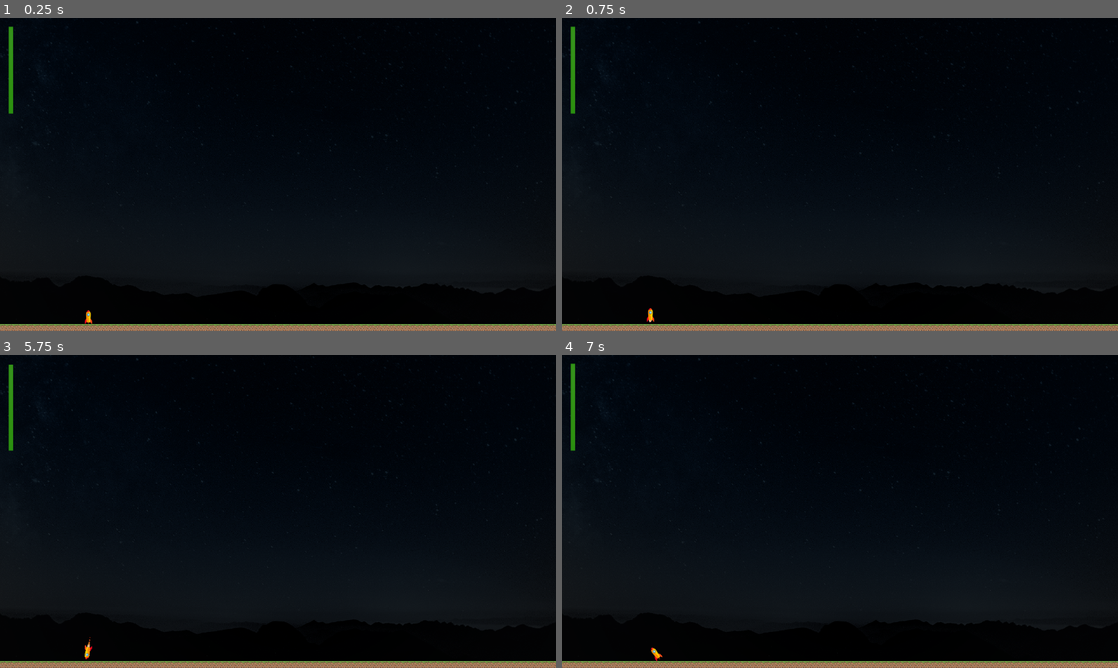
Above: before the commit, frames 1-4 (two rows, left to right).
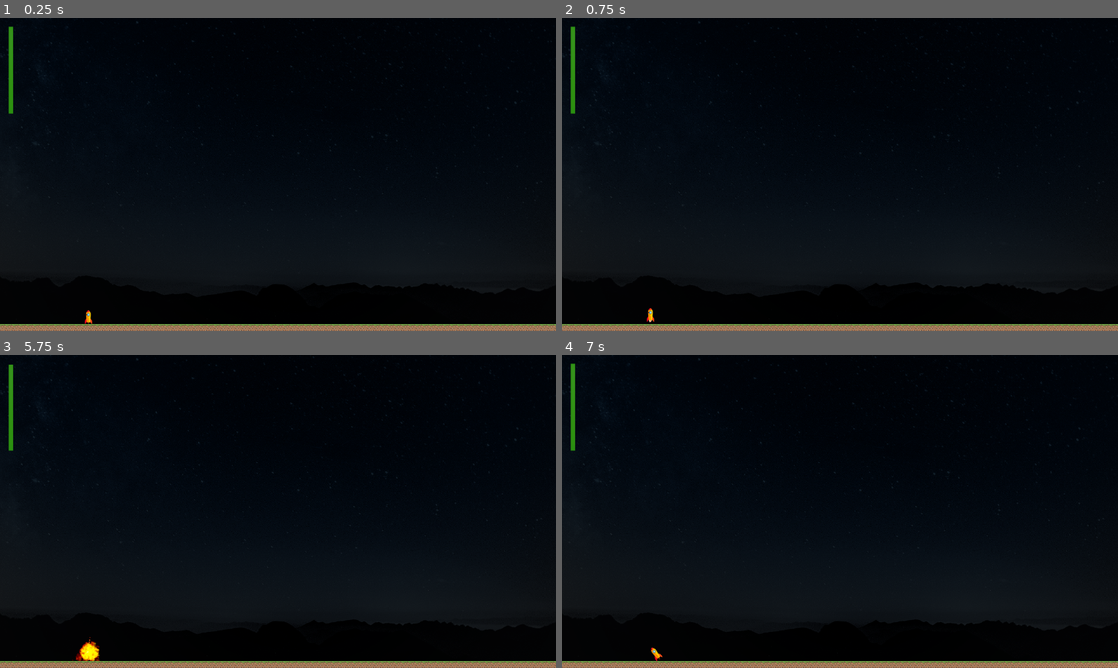
Above: after the commit, the same moments.

Repository: fatnic/shipshoot
Game: Godot game, scene res://scenes/Main.tscn
The game is run twice, just before and just after one commit, with the same random seed, the same clock (stepped at 60 frames per second) and the same inputs.
Inputs:
- Up to frame 1 (0.25 s): no input
- Up to frame 2 (0.75 s): tap Enter at 0.5 s; hold Up (ui_up) from 0.53 s (still down); hold Space (fire) from 0.53 s (still down)
- Up to frame 3 (5.75 s): release Space (fire) at 1.28 s; tap F at 1.35, 2.85, 4.35 s; release Up (ui_up) at 2.03 s; hold Space (fire) 2.03-2.78 s; hold Left (ui_left) 2.03-4.28 s; hold Space (fire) 3.53-4.28 s; hold Right (ui_right) 4.28-5.03 s; tap Space (fire) at 5 s; hold Up (ui_up) from 5.03 s (still down); hold Space (fire) from 5.03 s (still down)
- Up to frame 4 (7 s): release Up (ui_up) at 5.78 s; release Space (fire) at 5.78 s; hold Right (ui_right) from 5.78 s (still down); tap F at 5.85 s; tap Enter at 6.5 s; hold Space (fire) from 6.53 s (still down)

The runs differ from the first frame. In frame 1, less than 0.1% of the frame differs, in the area x 15-16%, y 94-96%; in frame 2, less than 0.1%; in frame 3, 0.2%, in the area x 13-18%, y 91-98%; in frame 4, nothing differs.

Commit message:
sound works

Diff:
--- a/scenes/Main.tscn
+++ b/scenes/Main.tscn
@@ -11,7 +11,7 @@
 custom_solver_bias = 0.0
 extents = Vector2( 680.263, 8 )
 
-[node name="Main" type="Node2D" index="0"]
+[node name="Main" type="Node2D"]
 
 script = ExtResource( 1 )
 
--- a/scenes/entities/Ship.gd
+++ b/scenes/entities/Ship.gd
@@ -88,7 +88,10 @@
 func land():
 
 	if abs(linear_velocity.y) > ground_hit_velocity:
-		pass
+		$Sprite.visible = false
+		$Explosion.visible = true
+		$FartSound.play()
+		$Explosion/AnimationPlayer.play('explode')
 
 func _integrate_forces(state): #Screen Wrap
 
@@ -113,3 +116,8 @@
 
 func _on_GunTimer_timeout():
 	canshoot = true
+
+
+func _on_AnimationPlayer_animation_finished(anim_name):
+	$Explosion.visible = false
+	$Sprite.visible = true
--- a/scenes/entities/Ship.tscn
+++ b/scenes/entities/Ship.tscn
@@ -1,9 +1,11 @@
-[gd_scene load_steps=10 format=2]
+[gd_scene load_steps=13 format=2]
 
 [ext_resource path="res://scenes/entities/Ship.gd" type="Script" id=1]
 [ext_resource path="res://scenes/entities/Bullet.tscn" type="PackedScene" id=2]
 [ext_resource path="res://assets/images/ship-32.png" type="Texture" id=3]
-[ext_resource path="res://assets/sounds/rocket.wav" type="AudioStream" id=4]
+[ext_resource path="res://assets/sounds/rocket.ogg" type="AudioStream" id=4]
+[ext_resource path="res://assets/images/explosion.png" type="Texture" id=5]
+[ext_resource path="res://assets/sounds/fart.ogg" type="AudioStream" id=6]
 
 [sub_resource type="Gradient" id=1]
 
@@ -68,7 +70,26 @@
 anim_offset_random = 0.0
 anim_loop = false
 
-[node name="Ship" type="RigidBody2D"]
+[sub_resource type="Animation" id=8]
+
+resource_name = "explode"
+length = 1.0
+loop = false
+step = 0.1
+tracks/0/type = "value"
+tracks/0/path = NodePath(".:frame")
+tracks/0/interp = 1
+tracks/0/loop_wrap = true
+tracks/0/imported = false
+tracks/0/enabled = true
+tracks/0/keys = {
+"times": PoolRealArray( 0, 1 ),
+"transitions": PoolRealArray( 1, 1 ),
+"update": 0,
+"values": [ 0, 15 ]
+}
+
+[node name="Ship" type="RigidBody2D" index="0"]
 
 input_pickable = false
 collision_layer = 1
@@ -157,6 +178,38 @@
 mix_target = 0
 bus = "Master"
 
+[node name="Explosion" type="Sprite" parent="." index="6"]
+
+editor/display_folded = true
+texture = ExtResource( 5 )
+vframes = 4
+hframes = 4
+frame = 15
+region_rect = Rect2( 0, 0, 64, 64 )
+_sections_unfolded = [ "Animation", "Region", "Visibility" ]
+
+[node name="AnimationPlayer" type="AnimationPlayer" parent="Explosion" index="0"]
+
+root_node = NodePath("..")
+autoplay = ""
+playback_process_mode = 1
+playback_default_blend_time = 0.0
+playback_speed = 2.0
+anims/explode = SubResource( 8 )
+blend_times = [  ]
+_sections_unfolded = [ "Playback Options" ]
+
+[node name="FartSound" type="AudioStreamPlayer" parent="." index="7"]
+
+stream = ExtResource( 6 )
+volume_db = 0.0
+pitch_scale = 1.0
+autoplay = false
+mix_target = 0
+bus = "Master"
+
 [connection signal="body_entered" from="." to="." method="_on_Ship_body_entered"]
 
 [connection signal="timeout" from="GunTimer" to="." method="_on_GunTimer_timeout"]
+
+[connection signal="animation_finished" from="Explosion/AnimationPlayer" to="." method="_on_AnimationPlayer_animation_finished"]
Binary file added: assets/images/explosion.png
Not shown, added: assets/images/explosion.png.import
Not shown, added: assets/sounds/fart.ogg.import
Not shown, added: assets/sounds/rocket.ogg.import
Not shown, removed: assets/sounds/rocket.wav.import
Not shown, added: assets/sounds/fart.ogg
Not shown, added: assets/sounds/rocket.ogg
Not shown, changed: assets/sounds/rocket.wav
